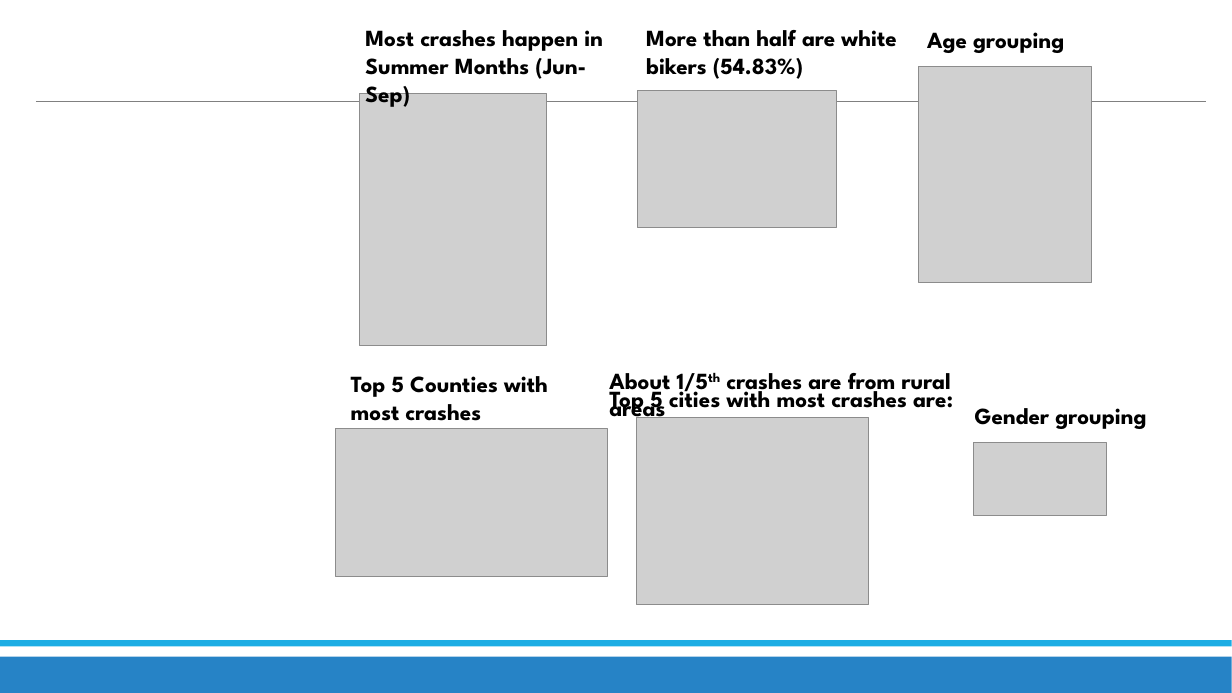
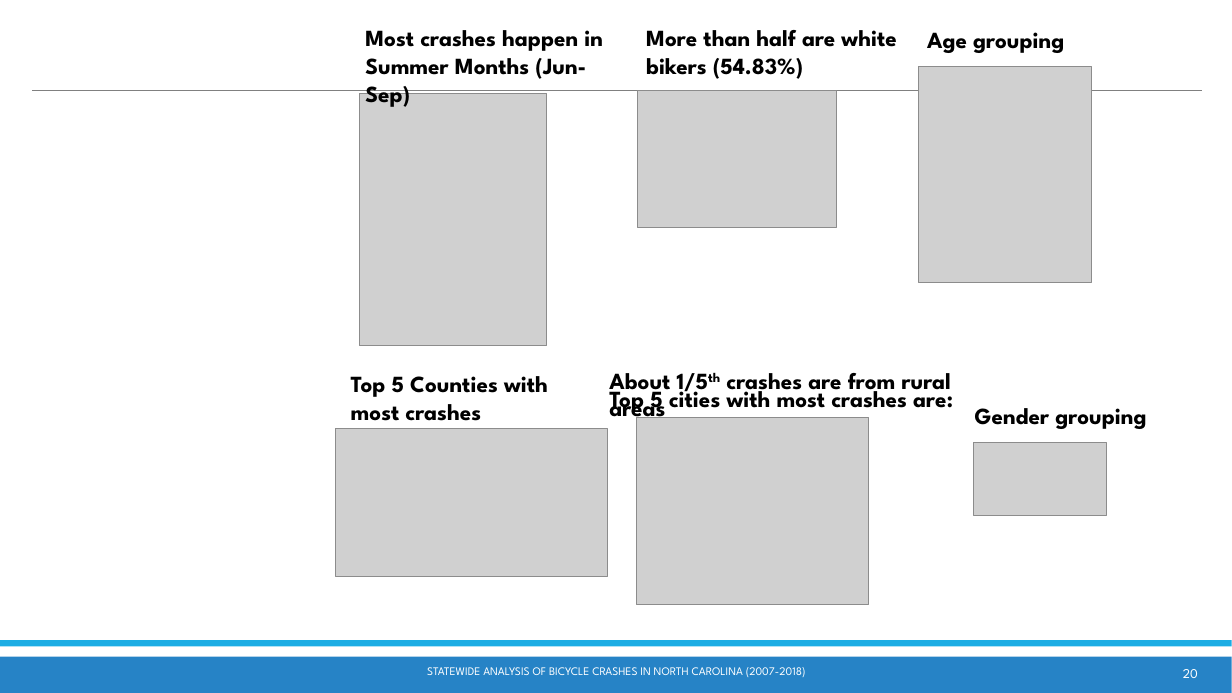
Before and after one commit to waghrayrashi/project-1, a slide deck: slide 20 of Project 1 - Group 2 - Statewide Bicycle Crash Analysis.pptx (slide 13 before the commit). Drawn at 1232x693 pixels with LibreOffice and Linux fonts; fonts in the diff are those of the drawing; grey boxes stand for pictures. Boxes give left, top, right and bottom in pixels: in the first picture for what was removed or moved away, otherwise in the second. Text is boxed around its words. In the diff, an @@ line names an element or a change of style, - is before the commit and + after.

Commit message:
fatality analysis updated

```diff
--- a/Project 1 - Group 2 - Statewide Bicycle Crash Analysis.pptx
+++ b/Project 1 - Group 2 - Statewide Bicycle Crash Analysis.pptx
@@ line moved from (36, 102) - (1206, 102) to (32, 90) - (1202, 90) @@
@@ text added at <box>427,667,806,677</box>, 9 pt, text #FFFFFF @@
+STATEWIDE ANALYSIS OF BICYCLE CRASHES IN NORTH CAROLINA (2007-2018)
@@ page number added at <box>1183,669,1198,678</box>, 10.5 pt, text #FFFFFF @@
+20
```
Also in this commit, not shown: 6 other slides changed, 13 slides added, 11 slides removed, 22 other files.
